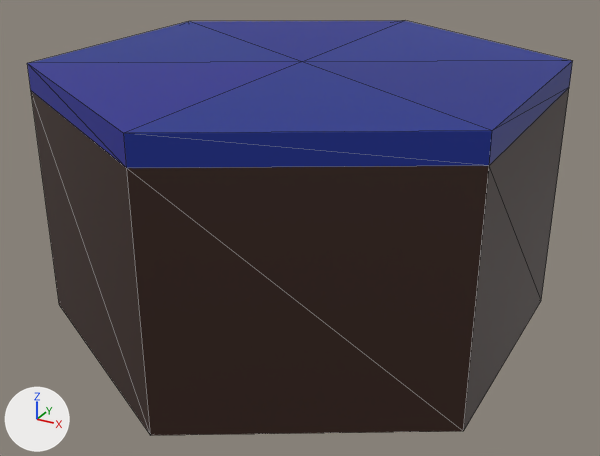
The glTF model app/public/img/hakoniwa/glb/sea.glb, before and after one commit.
Before and after are seen from a camera (50 mm lens) standing at (1.46, -2.67, 1.67) and looking at (0.02, -0.06, 0.36). The axes (+X, +Y, +Z) are drawn at lower left. The lights are the same throughout. Mesh edges are drawn as thin lines. Vertices at the same position are counted once.
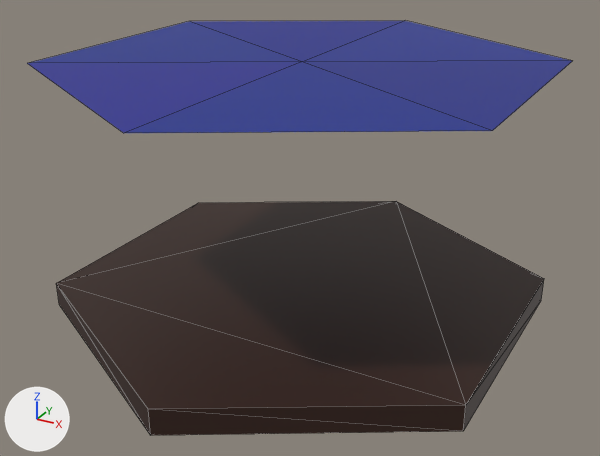
Boxes (x1, y1, x2, y2) around the edits, measured in the pictures (600 x 456 px; the box of a moved part takes in the faces that stretch with it):
'Cylinder', reshaped: before (27, 21, 573, 435); after (27, 21, 572, 435)
part 1 of me_cylinder, moved or reshaped: before (27, 61, 573, 434); after (56, 201, 544, 434)

What changed in the scene script:
```text
Change me_cylinder:
    used by ob_cylinder; location = (0.0, 0.0, 0.0)
    remove me_cylinder.from_pydata(...)  # 19 vertices, 34 faces; spans x -0.87..0.87, y -1.0..1.0, z 0.0..1.0
    add me_cylinder.from_pydata(...)  # 19 vertices, 26 faces; spans x -0.87..0.87, y -1.0..1.0, z 0.0..1.0
    me_cylinder part 1
    6 vertices are removed from x -0.87..0.87, y -1.0..1.0, z 0.9
    24 faces are deleted
    6 new vertices lie (0.0, 0.0, 0.1) away from vertices in x -0.87..0.87, y -1.0..1.0, z 0.0
    16 new faces join them, mat_material_001 (brown #341c12)
```
